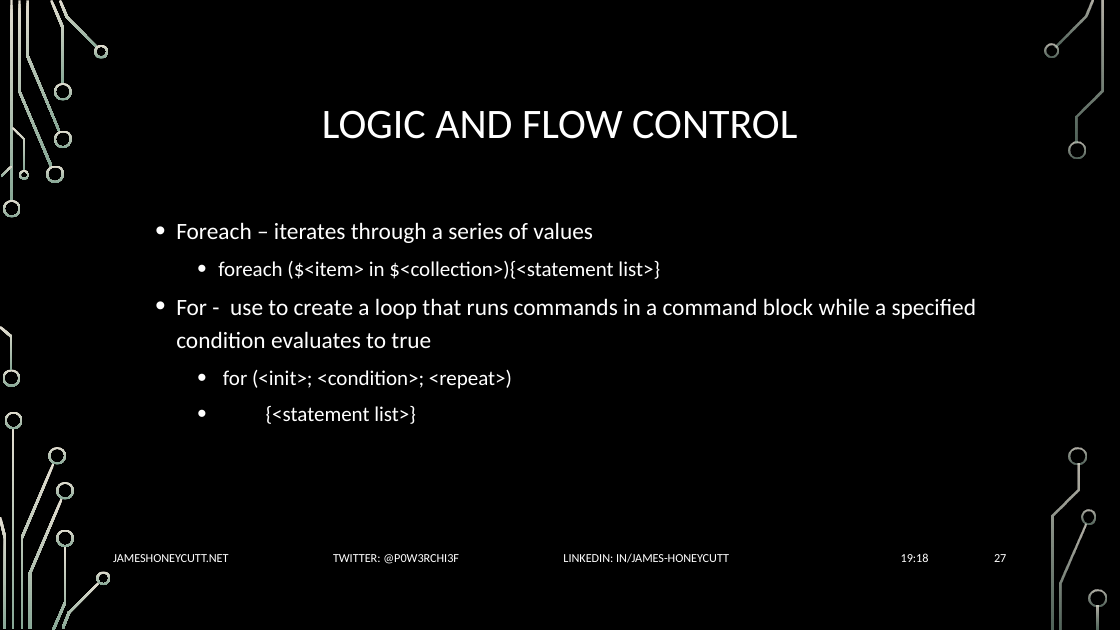
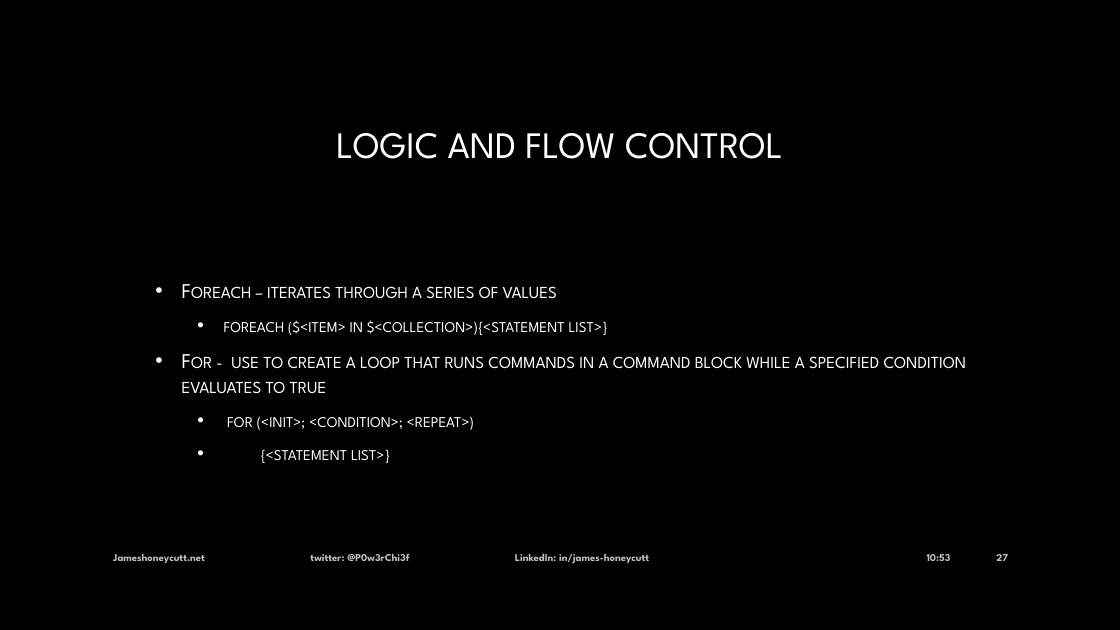
Before and after one commit to P0w3rChi3f/PowerShell-Crash-Course, a slide deck: slide 27 of Docs/PowerShell Crash Course.pptx. Drawn at 1120x630 pixels with LibreOffice and Linux fonts; fonts in the diff are those of the drawing; background and template pictures are left out. Boxes give left, top, right and bottom in pixels: in the first picture for what was removed or moved away, otherwise in the second. Text is boxed around its words. In the diff, an @@ line names an element or a change of style, - is before the commit and + after.

```diff
--- a/Docs/PowerShell Crash Course.pptx
+++ b/Docs/PowerShell Crash Course.pptx
@@ title "LOGIC AND FLOW CONTROL" at <box>336,133,783,159</box>: size 36 to 32 pt, font Calibri to League Spartan, text colour #FFFFFF to gradient #FFFFFF to #A6A6A6; line spacing 0.9 to 1 @@
@@ text "Foreach – iterates through a ...": place and size @@
-text "Foreach – iterates through a ..." at <box>176,222,976,424</box>
+text "Foreach – iterates through a ..." at <box>182,286,967,463</box>
@@ text "Foreach – iterates through a ..." at <box>182,286,967,463</box>: size 20 to 18 pt in "Foreach – iterates through a series of ...", "For - use to create a loop ..."; font Calibri to League Spartan, text colour #FFFFFF to gradient #FFFFFF to #BFBFBF, small capitals on; size 18 to 16 pt in "foreach ($<item> in $<collection>){<statement list>}", "for (<init>; <condition>; <repeat>)", "{<statement list>}"; indent changed; line spacing 1.2 to 1; more space between paragraphs; vertical alignment top to middle @@
@@ text at <box>113,553,649,564</box>: text changed; size 10.5 to 9 pt; font Calibri to League Spartan; text colour #FFFFFF to #BFBFBF; bold on @@
-JAMESHONEYCUTT.NET TWITTER: @P0W3RCHI3F LINKEDIN: IN/JAMES-HONEYCUTT
+Jameshoneycutt.net twitter: @P0w3rChi3f LinkedIn: in/james-honeycutt
@@ text at <box>927,554,951,561</box>: text changed; size 10.5 to 9 pt; font Calibri to League Spartan; text colour #FFFFFF to #BFBFBF; bold on @@
-19:18
+10:53
@@ page number at <box>996,554,1008,561</box>: size 10.5 to 9 pt, font Calibri to League Spartan, text colour #FFFFFF to #BFBFBF, bold on @@
@@ group removed at <box>0,0,1107,630</box>: 33 freeform shapes, 3 rectangles @@
```
Also in this commit, not shown: 72 other slides changed, 13 other files.
